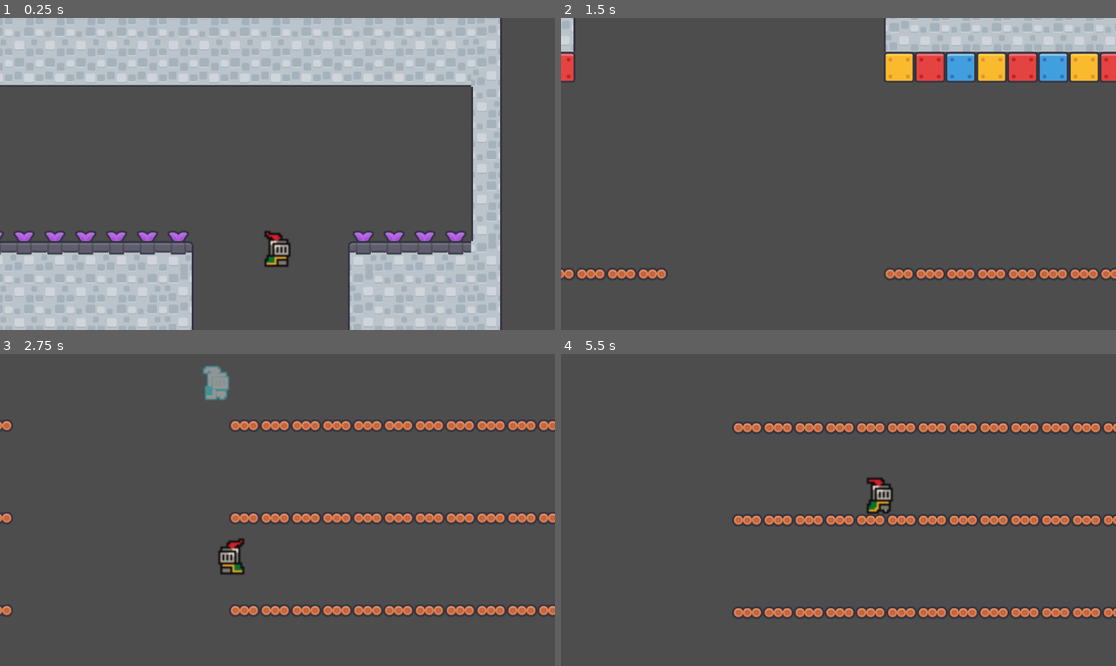
Above: before the commit, frames 1-4 (two rows, left to right).
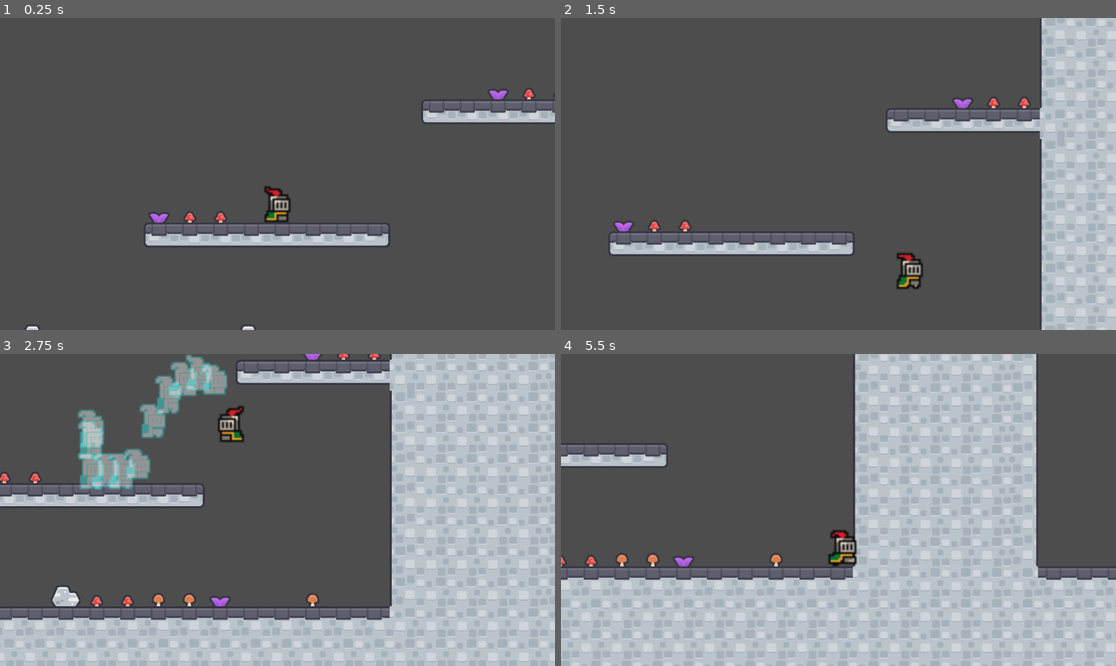
Above: after the commit, the same moments.

Repository: JuanJTorresB/game-jam-2026
Game: Godot game, scene res://Escenas/escena_principal/escena_principal.tscn
Same seed, same stepped clock (60 frames per second), same inputs: the game is played once before the commit and once after it. The engine's default icon, where the game draws it, is replaced by a stand-in: a white triangle on a blue panel in a dark square.
Inputs:
- Up to frame 1 (0.25 s): no input
- Up to frame 2 (1.5 s): tap Enter (ui_accept) at 0.5 s; hold D (right) from 0.53 s (still down); tap Z (dash) at 0.6 s; tap W (jump) at 0.77 s; tap E (grow_flora) at 1.35 s
- Up to frame 3 (2.75 s): tap W (jump) at 1.52 s; release D (right) at 2.03 s; hold A (left) from 2.03 s (still down); hold R (rewind) from 2.03 s (still down)
- Up to frame 4 (5.5 s): release A (left) at 2.78 s; release R (rewind) at 2.78 s; hold D (right) 2.78-4.28 s; tap Z (dash) at 2.85, 5.1 s; tap W (jump) at 3.02, 3.77, 4.52 s; tap E (grow_flora) at 3.6 s; hold A (left) 4.28-5.03 s; tap R (rewind) at 4.35 s; hold D (right) from 5.03 s (still down)

The runs differ from the first frame. In frame 1, 44% of the frame differs, in the area x 0-100%, y 0-100%; in frame 2, 24%; in frame 3, 52%; in frame 4, 57%.

Commit message:
feat: :sparkles: Rewind Contained Just 4 Level

Diff:
--- /dev/null
+++ b/Escenas/menu_principal/menu_principal.tscn
@@ -0,0 +1,9 @@
+[gd_scene format=3 uid="uid://byxu6xb5xr45a"]
+
+[node name="Menu Principal" type="Control"]
+layout_mode = 3
+anchors_preset = 15
+anchor_right = 1.0
+anchor_bottom = 1.0
+grow_horizontal = 2
+grow_vertical = 2
--- a/Escenas/nivel_tutorial/Nivel_Tutorial.tscn
+++ b/Escenas/nivel_tutorial/Nivel_Tutorial.tscn
@@ -11,7 +11,7 @@
 tile_set = ExtResource("2_aptsr")
 
 [node name="Player" parent="." instance=ExtResource("3_gcyad")]
-position = Vector2(3374, -171)
+position = Vector2(726, -379)
 
 [node name="Puertas" type="Node2D" parent="."]
 
--- a/Escenas/niveles/escena_nivel_3/Escena_Nivel_3.tscn
+++ b/Escenas/niveles/escena_nivel_3/Escena_Nivel_3.tscn
@@ -1,9 +1,10 @@
-[gd_scene load_steps=6 format=4 uid="uid://euuwle20g673"]
+[gd_scene load_steps=7 format=4 uid="uid://euuwle20g673"]
 
 [ext_resource type="TileSet" uid="uid://bwqm1safsm0md" path="res://Sprites/tile_set/Tile_Map_Principal.tres" id="1_4rjri"]
 [ext_resource type="TileSet" uid="uid://jl88bb4rvepv" path="res://Sprites/tile_set/Tile_set_01.tres" id="2_g1o6r"]
 [ext_resource type="PackedScene" uid="uid://byjj1gfpbm3l5" path="res://Escenas/puerta/puerta.tscn" id="3_ayeen"]
 [ext_resource type="PackedScene" uid="uid://bp7dudkfs2ktv" path="res://Escenas/mascara_fragmento/mascara_fragmento.tscn" id="4_56st3"]
+[ext_resource type="Material" uid="uid://cnmcj6347di6a" path="res://Shaders/spotlight.tres" id="5_6jhv4"]
 [ext_resource type="PackedScene" uid="uid://cxqwygimosfb6" path="res://Escenas/personaje/jugador.tscn" id="5_arw6m"]
 
 [node name="Node2D" type="Node2D"]
@@ -28,5 +29,17 @@
 [node name="Puerta" parent="Puertas" instance=ExtResource("3_ayeen")]
 nivel_destino = 1
 
-[node name="player" parent="." instance=ExtResource("5_arw6m")]
-position = Vector2(3532, -2100)
+[node name="CanvasLayer" type="CanvasLayer" parent="."]
+
+[node name="ColorRect" type="ColorRect" parent="CanvasLayer"]
+material = ExtResource("5_6jhv4")
+anchors_preset = 15
+anchor_right = 1.0
+anchor_bottom = 1.0
+grow_horizontal = 2
+grow_vertical = 2
+
+[node name="player" parent="." node_paths=PackedStringArray("spotlight") instance=ExtResource("5_arw6m")]
+position = Vector2(3271, -2172)
+enabled = false
+spotlight = NodePath("../CanvasLayer/ColorRect")
--- a/Escenas/personaje/jugador.tscn
+++ b/Escenas/personaje/jugador.tscn
@@ -266,12 +266,13 @@
 [node name="Node2D" type="Node2D"]
 script = ExtResource("3_ewkf5")
 
-[node name="CharacterBody2D" type="CharacterBody2D" parent="." node_paths=PackedStringArray("animacion", "area_2d")]
+[node name="CharacterBody2D" type="CharacterBody2D" parent="." node_paths=PackedStringArray("animacion", "area_2d", "camera_2d")]
 collision_layer = 4
 script = ExtResource("1_i8vih")
 material_presonaje_rojo = SubResource("ShaderMaterial_rldw1")
 animacion = NodePath("AnimatedSprite2D")
 area_2d = NodePath("Area2D")
+camera_2d = NodePath("Camera2D")
 
 [node name="Camera2D" type="Camera2D" parent="CharacterBody2D"]
 position_smoothing_enabled = true
